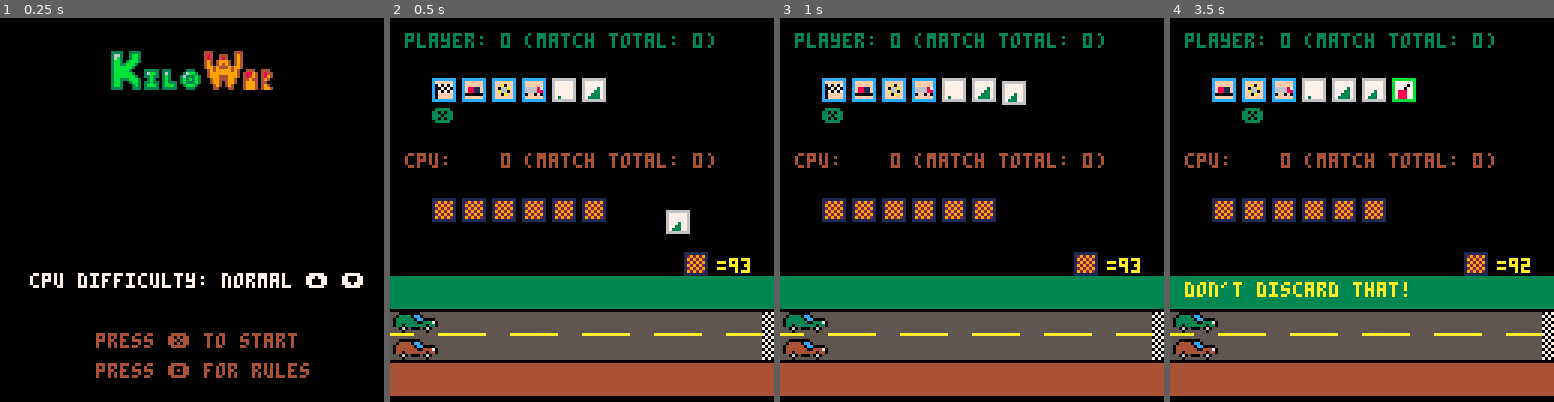
Above: before the commit, frames 1-4 (left to right).
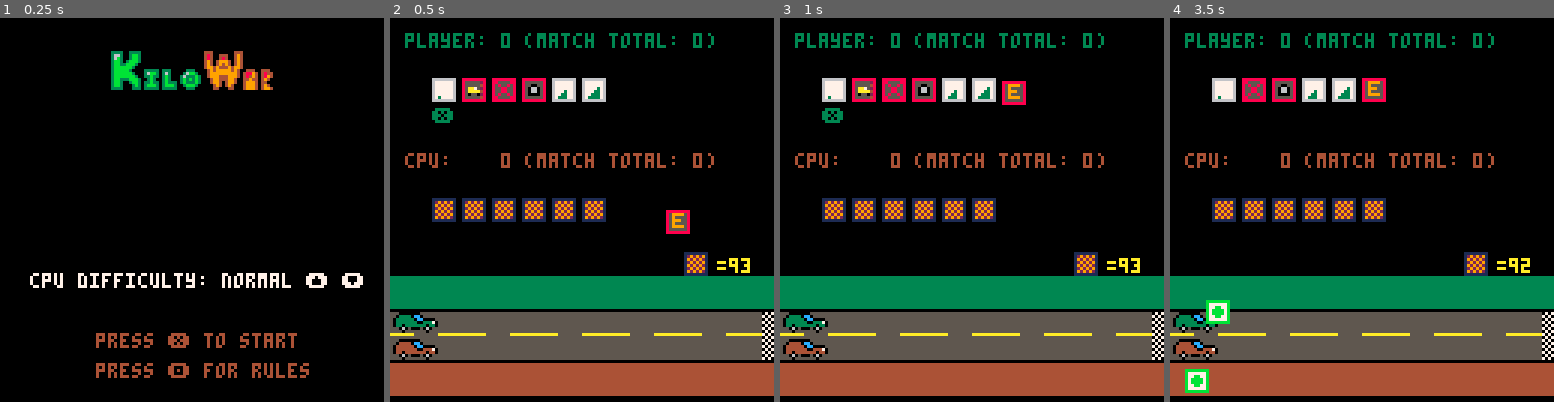
Above: after the commit, the same moments.

Repository: charles-christiansen/kilowar
Game: PICO-8 cartridge kilowar.p8
Two runs of this game, one before a commit and one after it. Both use one fixed random seed, a clock stepped at 60 frames per second and the inputs below.
Inputs:
- Up to frame 1 (0.25 s): no input
- Up to frame 2 (0.5 s): tap X (X key) at 0.33 s
- Up to frame 3 (1 s): tap O (Z key) at 0.7 s
- Up to frame 4 (3.5 s): tap X (X key) at 1.07, 1.85, 2.97 s; hold Right 1.6-2.1 s; tap O (Z key) every 0.4 s from 1.7 to 3.3 s; hold Up 2.15-2.42 s; hold Right 2.47-3.03 s; hold Left from 3.08 s (still down)

Frame 1 is identical in both runs. In frame 2, 1.9% of the frame differs, in the area x 10-79%, y 15-57%; in frame 3, 1.9%; in frame 4, 3.8%, in the area x 3-65%, y 15-98%.

Commit message:
Added race over score breakdown toggle. Needs cosmetic cleanup

Diff:
--- a/kilowar.p8
+++ b/kilowar.p8
@@ -42,6 +42,7 @@
 	carspeed = 0.5
 	cardestx = -1
 	mode = "start"
+	romode = ""
 	playercardptr = 1
 	deckx = 98
 	decky = 78
@@ -77,7 +78,19 @@
 	winext = 0
 	wincol = 7
 
-	cheat = true
+	losename = ""
+	losescore = 0
+	losesft = 0
+	losecfs = 0
+	loseall4 = 0
+	losepts = 0
+	loseshut = 0
+	losedelay = 0
+	losesafe = 0
+	loseext = 0
+	losecol = 7
+
+	cheat = false
 	palt(14,true)
 	palt(0,false)
 
@@ -213,6 +226,12 @@
 end
 
 function update_raceover()
+	if btnp(0) then
+		romode = "winner"
+	end
+	if btnp(1) then
+		romode = "loser"
+	end
 	if btnp(5) then
 		newrace()
 		mode = "game"
@@ -917,16 +936,28 @@
 function draw_raceover()
 	cls()
 	if winname != "draw" then
-		print(winname.." wins!",5,5,wincol)
-		print("kilos: "..winscore,5,13,wincol)
-		print("win bonus: "..winpts,5,21,wincol)
-		print("safeties: "..winsft,5,29,wincol)
-		print("coup fourre: "..wincfs,5,37,wincol)
-		print("all 4 safeties: "..winall4,5,45,wincol)
-		print("shutout: "..winshut,5,53,wincol)
-		print("delayed win: "..windelay,5,61,wincol)
-		print("safe trip: "..winsafe,5,69,wincol)
-		print("extension: "..winext,5,77,wincol)
+		if romode == "" then
+			romode = "winner"
+		end
+		if romode == "winner" then
+			print(winname.." wins!",5,5,wincol)
+			print("kilos: "..winscore,5,13,wincol)
+			print("win bonus: "..winpts,5,21,wincol)
+			print("safeties: "..winsft,5,29,wincol)
+			print("coup fourre: "..wincfs,5,37,wincol)
+			print("all 4 safeties: "..winall4,5,45,wincol)
+			print("shutout: "..winshut,5,53,wincol)
+			print("delayed win: "..windelay,5,61,wincol)
+			print("safe trip: "..winsafe,5,69,wincol)
+			print("extension: "..winext,5,77,wincol)
+		else
+			print(losename.." loses.",5,5,losecol)
+			print("kilos: "..losescore,5,13,losecol)
+			print("safeties: "..losesft,5,21,losecol)
+			print("coup fourre: "..losecfs,5,29,losecol)
+			print("all 4 safeties: "..loseall4,5,37,losecol)
+		end
+		print("⬅️: winner ➡️: loser",5,85)
 	else
 		print("nobody won the race",5,5,wincol)
 		print("player kilos: "..player.score,5,13,player.col)
@@ -956,9 +987,9 @@
 			print("cpu extension stop: 0",5,85,cpu.col)
 		end
 	end
-	print("=====player race total: "..playerraceoverpoints.."=====",5,93,player.col)
-	print("=====cpu race total: "..cpuraceoverpoints.."=====",5,103,cpu.col)
-	print("press ❎ for next race!",5,113,4)
+	print("=====player race total: "..playerraceoverpoints.."=====",5,95,player.col)
+	print("=====cpu race total: "..cpuraceoverpoints.."=====",5,105,cpu.col)
+	print("press ❎ for next race!",5,118,4)
 end
 
 function draw_start()
@@ -1189,6 +1220,7 @@
 	debug=""
 	racewinner=""
 	raceover=false
+	romode=""
 	playerraceoverpoints=0
 	cpuraceoverpoints=0
 	curgoal=stdgoal
@@ -1544,6 +1576,18 @@
 	winsafe = 0
 	winext = 0
 
+	losename = ""
+	losescore = 0
+	losesft = 0
+	losecfs = 0
+	loseall4 = 0
+	losepts = 0
+	loseshut = 0
+	losedelay = 0
+	losesafe = 0
+	loseext = 0
+	losecol = 7
+
 	playerraceoverpoints += player.score
 	playerraceoverpoints += #(player.safeties) * 100
 	playerraceoverpoints += player.cfs * 300
@@ -1558,12 +1602,20 @@
 	end
 	if winner.name == "player" then
 		winname = "player"
+		losename = "cpu"
 		wincol = player.col
+		losecol = cpu.col
 		winscore = player.score
+		losescore = cpu.score
 		winsft = #(player.safeties) * 100
+		losesft = #(cpu.safeties) * 100
 		wincfs = player.cfs * 300
+		losecfs = cpu.cfs * 300
 		if #(player.safeties) == 4 then
 			winall4 = 400
+		end
+		if #(cpu.safeties) == 4 then
+			loseall4 = 400
 		end
 
 		-- race winner gets 400 points
@@ -1595,12 +1647,20 @@
 		end
 	elseif winner.name == "cpu" then
 		winname = "cpu"
+		losename = "player"
 		wincol = cpu.col
+		losecol = player.col
 		winscore = cpu.score
+		losescore = player.score
 		winsft = #(cpu.safeties) * 100
+		losesft = #(player.safeties) * 100
 		wincfs = cpu.cfs * 300
+		losecfs = player.cfs * 300
 		if #(cpu.safeties) == 4 then
 			winall4 = 400
+		end
+		if #(player.safeties) == 4 then
+			loseall4 = 400
 		end
 
 		-- race winner gets 400 points
